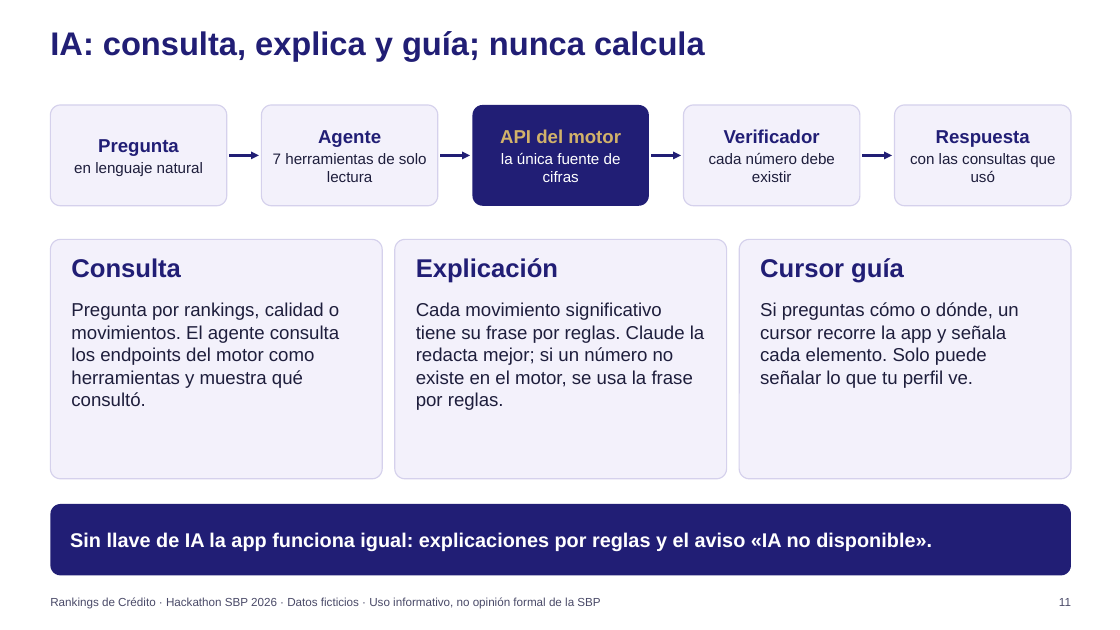
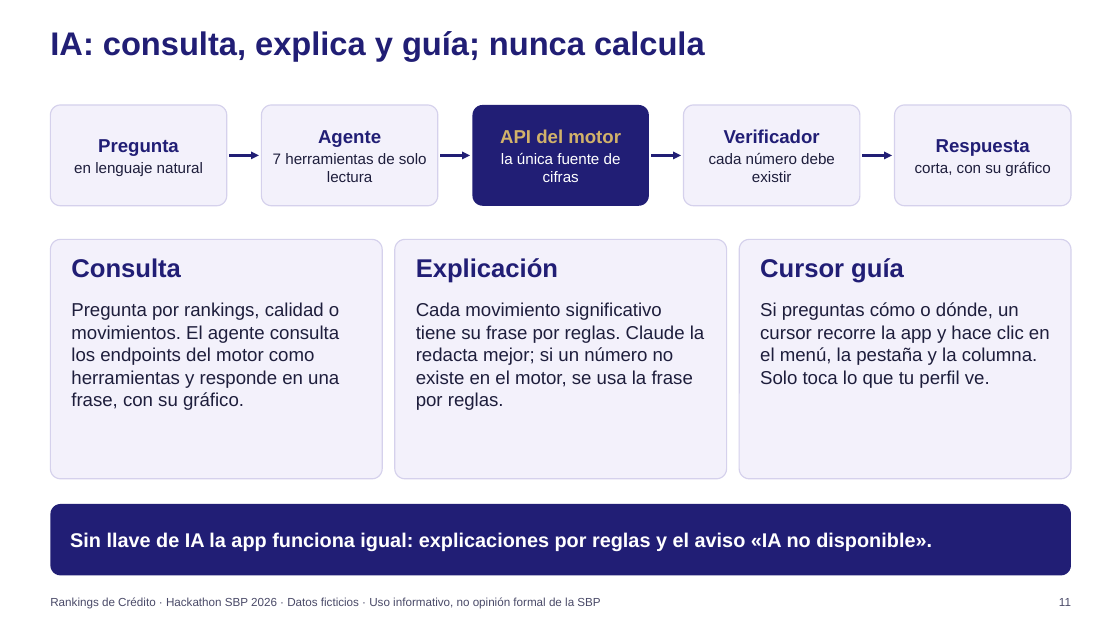
Before and after one commit to JuanKsPty/hackathon-sbp, a slide deck: slide 11 of presentacion/deck.pptx. Drawn at 1120x630 pixels with LibreOffice and Linux fonts; fonts in the diff are those of the drawing; background and template pictures are left out. Boxes give left, top, right and bottom in pixels: in the first picture for what was removed or moved away, otherwise in the second. Text is boxed around its words. In the diff, an @@ line names an element or a change of style, - is before the commit and + after.

```diff
--- a/presentacion/deck.pptx
+++ b/presentacion/deck.pptx
@@ text in rounded rectangle at (915, 162, 1050, 176): text changed @@
-con las consultas que usó
+corta, con su gráfico
@@ text at (71, 302, 339, 410): text changed @@
-Pregunta por rankings, calidad o movimientos. El agente consulta los endpoints del motor como herramientas y muestra qué consultó.
+Pregunta por rankings, calidad o movimientos. El agente consulta los endpoints del motor como herramientas y responde en una frase, con su gráfico.
@@ text at (760, 302, 1050, 388): text changed @@
-Si preguntas cómo o dónde, un cursor recorre la app y señala cada elemento. Solo puede señalar lo que tu perfil ve.
+Si preguntas cómo o dónde, un cursor recorre la app y hace clic en el menú, la pestaña y la columna. Solo toca lo que tu perfil ve.
```
Also in this commit, not shown: 6 other slides changed, 1 other file.
